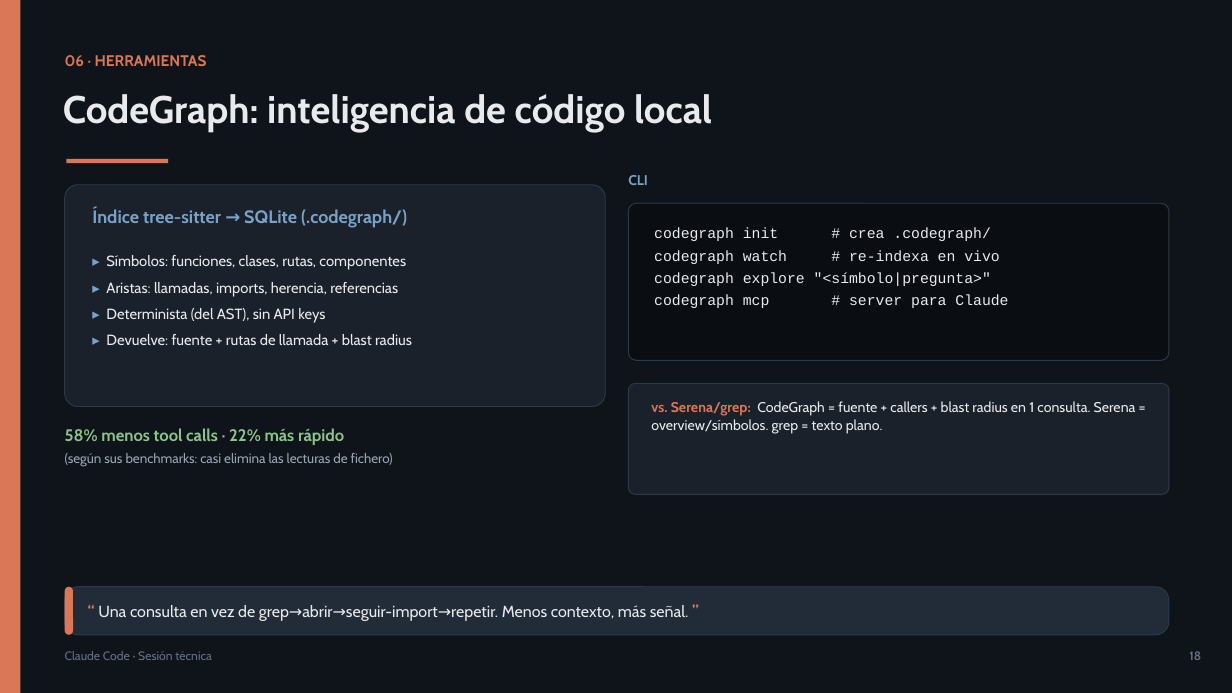
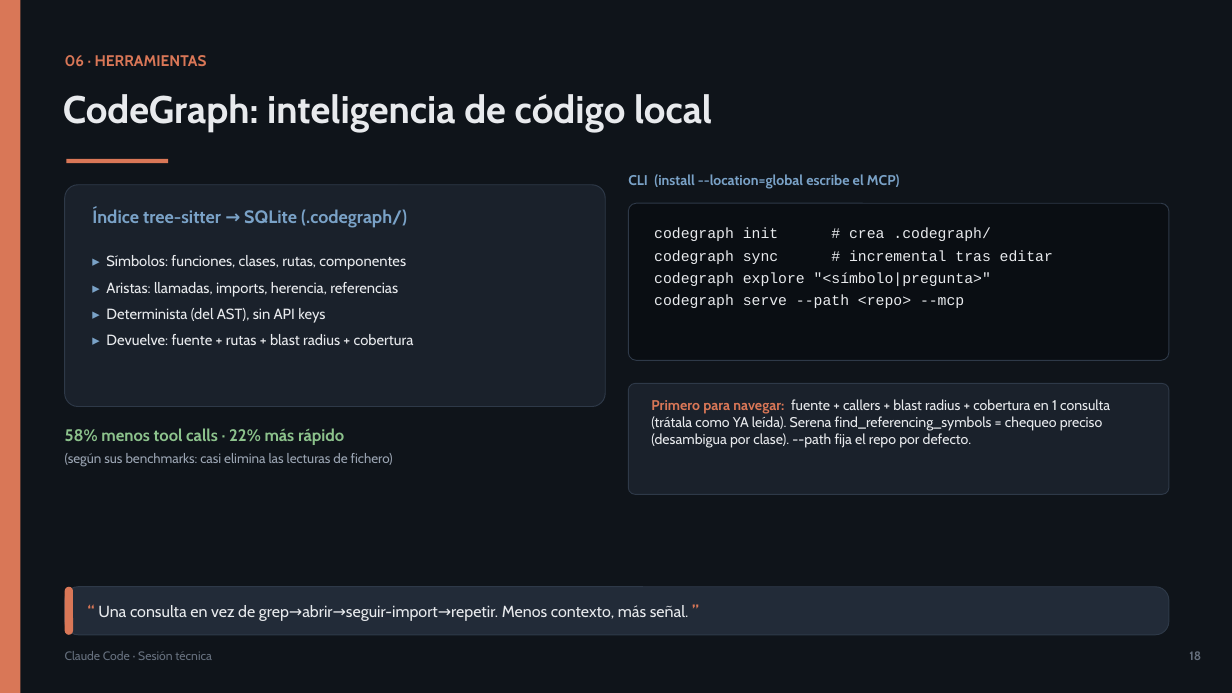
Before and after one commit to olonok69/claude_code_ml_engineer, a slide deck: slide 18 of presentacion/Claude_Code_Presentacion.pptx. Drawn at 1232x693 pixels with LibreOffice and Linux fonts; fonts in the diff are those of the drawing. Boxes give left, top, right and bottom in pixels: in the first picture for what was removed or moved away, otherwise in the second. Text is boxed around its words. In the diff, an @@ line names an element or a change of style, - is before the commit and + after.

```diff
--- a/presentacion/Claude_Code_Presentacion.pptx
+++ b/presentacion/Claude_Code_Presentacion.pptx
@@ text at box(628, 174, 899, 189): text changed @@
-CLI
+CLI (install --location=global escribe el MCP)
@@ text at box(654, 250, 1053, 264): text changed @@
-codegraph watch # re-indexa en vivo
+codegraph sync # incremental tras editar
@@ text at box(654, 295, 964, 308): text changed @@
-codegraph mcp # server para Claude
+codegraph serve --path <repo> --mcp
@@ text at box(106, 334, 414, 345): text changed @@
-▸ Devuelve: fuente + rutas de llamada + blast radius
+▸ Devuelve: fuente + rutas + blast radius + cobertura
@@ text at box(651, 399, 1110, 448): text changed @@
-vs. Serena/grep: CodeGraph = fuente + callers + blast radius en 1 consulta. Serena = overview/símbolos. grep = texto plano.
+Primero para navegar: fuente + callers + blast radius + cobertura en 1 consulta (trátala como YA leída). Serena find_referencing_symbols = chequeo preciso (desambigua por clase). --path fija el repo por defecto.
```
Also in this commit, not shown: 2 other slides changed, 7 other files.
